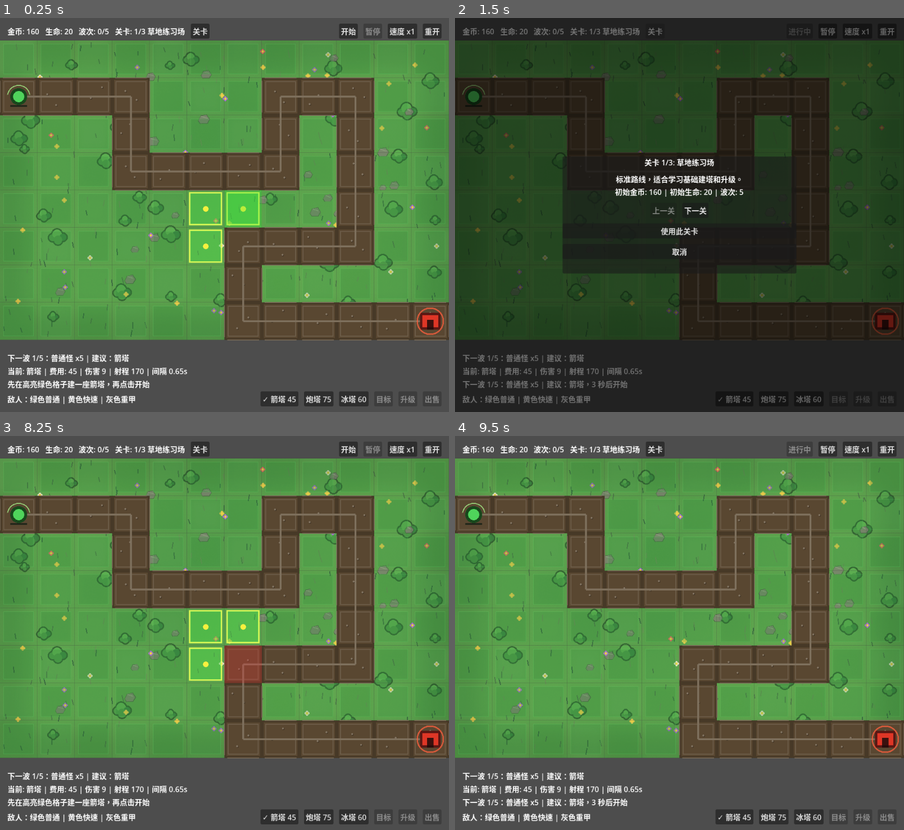
Above: before the commit, frames 1-4 (two rows, left to right).
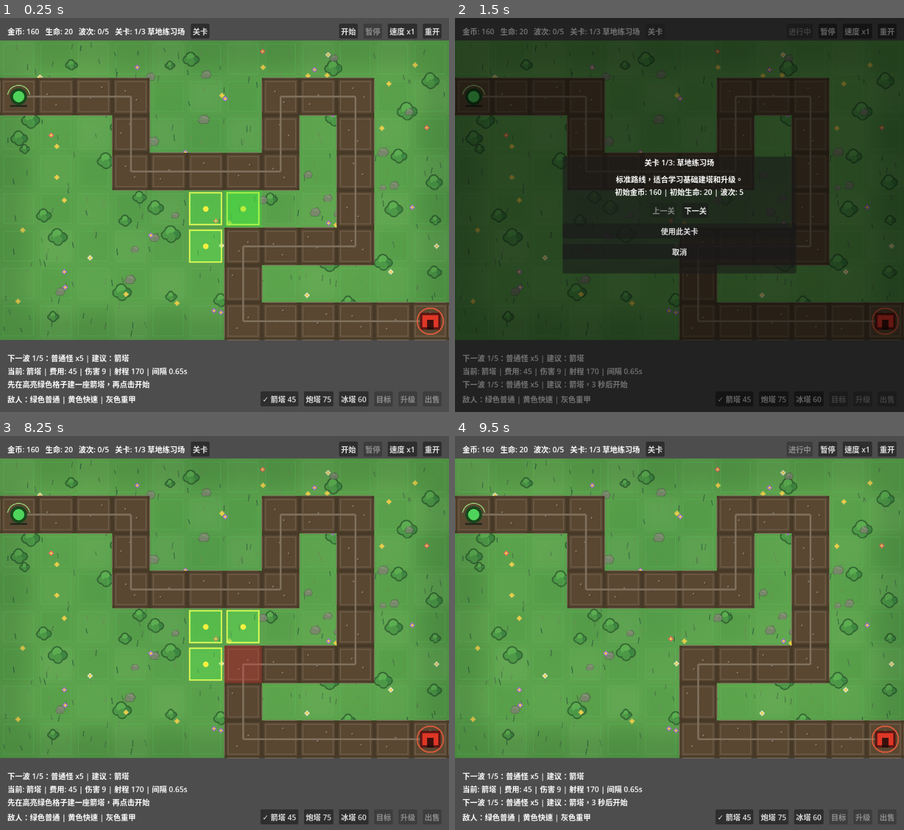
Above: after the commit, the same moments.

Repository: liang04/TowerDefense
Game: Godot game, scene res://scenes/main.tscn
Same seed, same stepped clock (60 frames per second), same inputs: the game is played once before the commit and once after it.
Inputs:
- Up to frame 1 (0.25 s): no input
- Up to frame 2 (1.5 s): click "开始" at 0.5 s; click "关卡" at 1.25 s
- Up to frame 3 (8.25 s): click "暂停" at 2 s; click "速度 x1" at 2.75 s; click "重开" at 3.5 s; click "✓ 箭塔 45" at 4.25 s; click "炮塔 75" at 5 s; click "冰塔 60" at 5.75 s; click "下一关" at 6.5 s; click "上一关" at 7.25 s; click "使用此关卡" at 8 s
- Up to frame 4 (9.5 s): click "开始" at 8.75 s

The runs differ from the first frame. In frame 1, 0.4% of the frame differs, in the area x 3-100%, y 7-82%; in frame 2, less than 0.1%; in frame 3, 0.4%; in frame 4, 0.4%.

Commit message:
perf/polish: 精灵 mipmap、落地阴影、Y 轴排序、背景图叠层优化
- 精灵生成 mipmap 并用 LINEAR_WITH_MIPMAPS 过滤，消除 128px 源图缩小
  显示时的锯齿/闪烁
- 敌人/塔脚下加椭圆落地阴影（z_index=-1），增强立体感
- 塔与敌人按 Y 轴跨容器排序（靠下者在前），子弹/特效用高 z 始终置顶
- 有背景图时不画网格线、可建造格只描边不铺色，让美术充分显示

Diff:
--- a/scripts/enemy.gd
+++ b/scripts/enemy.gd
@@ -35,6 +35,7 @@
 	if _waypoints.size() > 0:
 		global_position = _waypoints[0]
 		_current_wp_index = 1
+	add_child(SpriteLibrary.make_shadow(15.0, 6.0, 16.0))
 	_setup_sprite()
 
 ## 若存在对应 PNG 帧则用 AnimatedSprite2D 渲染，否则回退到 _draw()
@@ -45,6 +46,7 @@
 	_anim = AnimatedSprite2D.new()
 	_anim.sprite_frames = frames
 	_anim.scale = Vector2.ONE * SpriteLibrary.get_enemy_scale(enemy_type)
+	_anim.texture_filter = CanvasItem.TEXTURE_FILTER_LINEAR_WITH_MIPMAPS
 	# 置于父节点之后绘制，使血条/减速光圈叠加在精灵之上
 	_anim.show_behind_parent = true
 	add_child(_anim)
--- a/scripts/main.gd
+++ b/scripts/main.gd
@@ -32,6 +32,7 @@
 func _ready() -> void:
 	process_mode = Node.PROCESS_MODE_ALWAYS
 	_set_gameplay_nodes_pausable()
+	_setup_render_order()
 	_setup_ambiance()
 	# 连接信号
 	GameManager.game_over.connect(_on_game_over)
@@ -46,6 +47,15 @@
 	var ambiance := CanvasModulate.new()
 	ambiance.color = GameManager.get_level_ambient_color()
 	add_child(ambiance)
+
+## 渲染顺序：塔与敌人按 Y 轴跨容器排序（靠下者绘制在前），
+## 子弹与特效用更高 z 始终置顶，地图保持在最底层
+func _setup_render_order() -> void:
+	y_sort_enabled = true
+	towers_container.y_sort_enabled = true
+	enemies_container.y_sort_enabled = true
+	projectiles_container.z_index = 5
+	effects_container.z_index = 6
 
 ## ---- 世界特效 ----
 
@@ -389,8 +399,14 @@
 					var x := float(blade * 5 - 5)
 					draw_line(pos + Vector2(x, 5), pos + Vector2(x + 2, -5), grass_color, 1.6)
 
+## 是否使用了关卡背景图（缓存命中，开销可忽略）
+func _has_background_image() -> bool:
+	return _get_map_background_texture() != null
+
 func _draw_buildable_cells() -> void:
 	var buildable_color := GameManager.get_level_buildable_color()
+	# 有背景图时只描边、不铺色，避免遮住美术
+	var fill := not _has_background_image()
 	for row in range(GameManager.GRID_ROWS):
 		for col in range(GameManager.GRID_COLS):
 			var cell := Vector2i(col, row)
@@ -403,7 +419,8 @@
 				GameManager.CELL_SIZE - 16,
 				GameManager.CELL_SIZE - 16
 			)
-			draw_rect(rect, buildable_color)
+			if fill:
+				draw_rect(rect, buildable_color)
 			draw_rect(rect, Color(0.37, 0.85, 0.42, 0.28), false, 1.0)
 
 func _draw_tutorial_recommendations() -> void:
@@ -430,6 +447,9 @@
 		draw_circle(center, 6.0, Color(1.0, 0.95, 0.25, 0.95))
 
 func _draw_grid() -> void:
+	# 有背景图时不画网格线，避免在美术上叠加"线框"观感
+	if _has_background_image():
+		return
 	# 绘制网格线
 	for col in range(GameManager.GRID_COLS + 1):
 		var x := col * GameManager.CELL_SIZE
--- a/scripts/sprite_library.gd
+++ b/scripts/sprite_library.gd
@@ -89,4 +89,19 @@
 	var image := Image.new()
 	if image.load_png_from_buffer(bytes) != OK:
 		return null
+	# 生成 mipmap：源图 128px 会被缩小显示，无 mipmap 时移动会产生锯齿/闪烁
+	image.generate_mipmaps()
 	return ImageTexture.create_from_image(image)
+
+## 生成一个椭圆落地阴影节点（z_index = -1，绘制在单位精灵下方），增强立体感
+static func make_shadow(radius_x: float, radius_y: float, y_offset: float) -> Polygon2D:
+	var shadow := Polygon2D.new()
+	var points := PackedVector2Array()
+	var steps := 18
+	for i in range(steps):
+		var angle := TAU * float(i) / float(steps)
+		points.append(Vector2(cos(angle) * radius_x, sin(angle) * radius_y + y_offset))
+	shadow.polygon = points
+	shadow.color = Color(0, 0, 0, 0.22)
+	shadow.z_index = -1
+	return shadow
--- a/scripts/tower.gd
+++ b/scripts/tower.gd
@@ -54,6 +54,7 @@
 ## ---- 生命周期 ----
 func _ready() -> void:
 	_apply_config()
+	add_child(SpriteLibrary.make_shadow(20.0, 8.0, 22.0))
 	_setup_sprite()
 
 ## 若存在对应 PNG 帧则用 AnimatedSprite2D 渲染，否则回退到 _draw()
@@ -64,6 +65,7 @@
 	_anim = AnimatedSprite2D.new()
 	_anim.sprite_frames = frames
 	_anim.scale = Vector2.ONE * SpriteLibrary.get_tower_scale(tower_type)
+	_anim.texture_filter = CanvasItem.TEXTURE_FILTER_LINEAR_WITH_MIPMAPS
 	# 置于父节点之后绘制，使等级点/射程圈/攻击线叠加在精灵之上
 	_anim.show_behind_parent = true
 	add_child(_anim)
